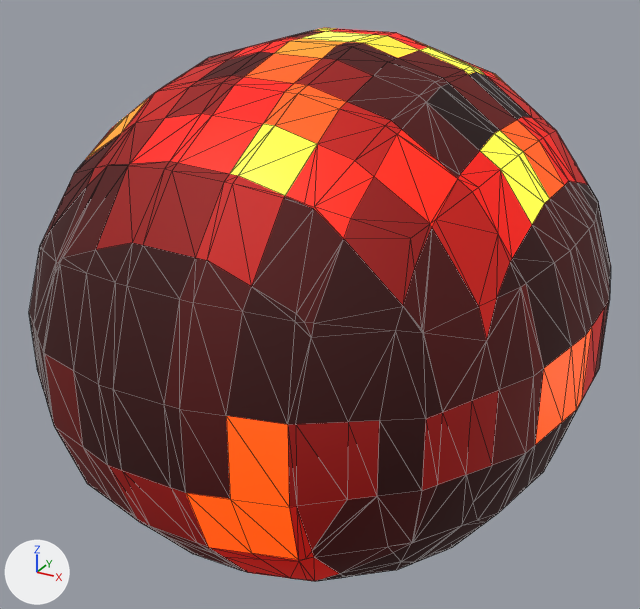
The glTF model public/models/enemies/newshl-115.glb, before and after one commit.
Before and after are seen from a camera (50 mm lens) standing at (0.643, -1.344, 0.629) and looking at (-0.064, -0.057, -0.014). The axes (+X, +Y, +Z) are drawn at lower left. The lights are the same throughout. The older version comes first. Mesh edges are drawn as thin lines. Vertices at exactly the same position are counted once.

In view in the first picture: 'newshl-115'.
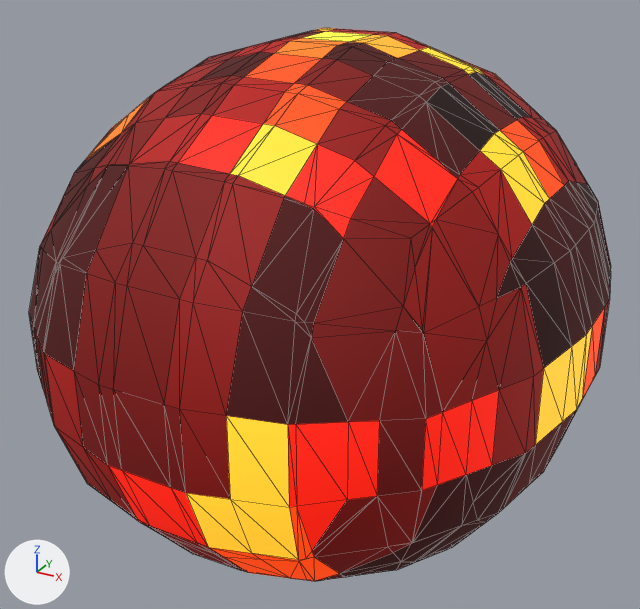
Location of each change, (x1, y1, x2, y2) in pixels of the pictures (640 x 609 px):
'newshl-115', surface changed
    both: (29, 28, 611, 581)
part 1 of me_newshl_115, recoloured
    both: (29, 185, 589, 577)
part 2 of me_newshl_115, recoloured
    both: (503, 377, 595, 509)
part 3 of me_newshl_115, recoloured (dark red to red)
    both: (34, 240, 442, 581)
part 4 of me_newshl_115, recoloured
    both: (42, 200, 611, 573)
part 5 of me_newshl_115, recoloured
    both: (44, 284, 609, 573)
part 6 of me_newshl_115, recoloured (lighter)
    both: (108, 390, 499, 550)
part 7 of me_newshl_115, recoloured
    both: (209, 308, 604, 581)
part 8 of me_newshl_115, recoloured
    both: (89, 59, 587, 340)
part 9 of me_newshl_115, recoloured
    both: (130, 29, 576, 258)
part 10 of me_newshl_115, recoloured
    both: (186, 327, 592, 560)

Edits to the bpy script that builds the scene:
```text
Change mat_pal_122_newshl_115_glow_anim:
    mat_pal_122_newshl_115_glow_anim.emission_strength: 2.035 -> 1.0
Change mat_pal_123_newshl_115_glow_anim:
    mat_pal_123_newshl_115_glow_anim.emission_strength: 2.51 -> 1.0
Change mat_pal_125_newshl_115_glow_anim:
    mat_pal_125_newshl_115_glow_anim.roughness: 0.38 -> 0.65
    mat_pal_125_newshl_115_glow_anim.emission_strength: 3.0 -> 1.0
Add mat_pal_117_newshl_115_anim:
    mat_pal_117_newshl_115_anim = principled_material('pal_117_newshl-115_anim')
    mat_pal_117_newshl_115_anim.base_color = (0.342, 0.00243, 0.0)  # red #9e0800
    mat_pal_117_newshl_115_anim.roughness = 0.75
Add mat_pal_116_newshl_115_anim:
    mat_pal_116_newshl_115_anim = principled_material('pal_116_newshl-115_anim')
    mat_pal_116_newshl_115_anim.base_color = (0.238, 0.00121, 0.0)  # red #860400
    mat_pal_116_newshl_115_anim.roughness = 0.78
Add mat_pal_118_newshl_115_anim:
    mat_pal_118_newshl_115_anim = principled_material('pal_118_newshl-115_anim')
    mat_pal_118_newshl_115_anim.base_color = (0.491, 0.00368, 0.0)  # red #ba0c00
    mat_pal_118_newshl_115_anim.roughness = 0.72
Change me_newshl_115:
    where me_newshl_115.from_pydata(...)  # 824 vertices, 1644 faces; spans x -0.501..0.417, y -0.583..0.499, z -0.468..0.454
    used by ob_newshl_115; location = (0.0, 0.0, 0.0)
    me_newshl_115 part 1: 160 faces spanning x -0.393..0.391, y -0.566..0.483, z -0.465..0.271 switch from mat_pal_113_newshl_115_anim (dark red #380000) to mat_pal_114_newshl_115_anim (dark red #510000)
    me_newshl_115 part 2: 98 faces spanning x -0.475..0.417, y -0.265..0.483, z -0.468..0.264 switch from mat_pal_113_newshl_115_anim (dark red #380000) to mat_pal_115_newshl_115_anim (dark red #6d0400)
    me_newshl_115 part 3: 158 faces spanning x -0.501..0.319, y -0.583..0.499, z -0.45..0.271 switch from mat_pal_113_newshl_115_anim (dark red #380000) to mat_pal_116_newshl_115_anim (red #860400)
    me_newshl_115 part 4: 116 faces spanning x -0.469..0.417, y -0.583..0.333, z -0.376..0.275 switch from mat_pal_114_newshl_115_anim (dark red #510000) to mat_pal_117_newshl_115_anim (red #9e0800)
    me_newshl_115 part 5: 157 faces spanning x -0.417..0.417, y -0.583..0.499, z -0.468..0.18 switch from mat_pal_115_newshl_115_anim (dark red #6d0400) to mat_pal_118_newshl_115_anim (red #ba0c00)
    me_newshl_115 part 6: 65 faces spanning x -0.501..0.355, y -0.583..0.462, z -0.324..0.062 switch from mat_pal_116_newshl_115_glow_anim (red #860400) to mat_pal_119_newshl_115_glow_anim (red #d31400, glowing red #d31400)
    me_newshl_115 part 7: 83 faces spanning x -0.475..0.417, y -0.545..0.499, z -0.466..0.24 switch from mat_pal_117_newshl_115_glow_anim (red #9e0800, glowing red #860600) to mat_pal_120_newshl_115_glow_anim (orange #df3c00, glowing orange #df3c00)
    me_newshl_115 part 8: 64 faces spanning x -0.417..0.333, y -0.5..0.25, z 0.122..0.423 switch from mat_pal_117_newshl_115_glow_anim (red #9e0800, glowing red #860600) to mat_pal_117_newshl_115_anim (red #9e0800)
    me_newshl_115 part 9: 70 faces spanning x -0.25..0.333, y -0.417..0.333, z 0.211..0.454 switch from mat_pal_118_newshl_115_glow_anim (red #ba0c00, glowing red #be0d00) to mat_pal_118_newshl_115_anim (red #ba0c00)
    me_newshl_115 part 10: 61 faces spanning x -0.475..0.417, y -0.583..0.454, z -0.413..0.063 switch from mat_pal_120_newshl_115_glow_anim (orange #df3c00, glowing orange #ff4600) to mat_pal_123_newshl_115_glow_anim (orange #f3ae24, glowing orange #f3ae24)
```
